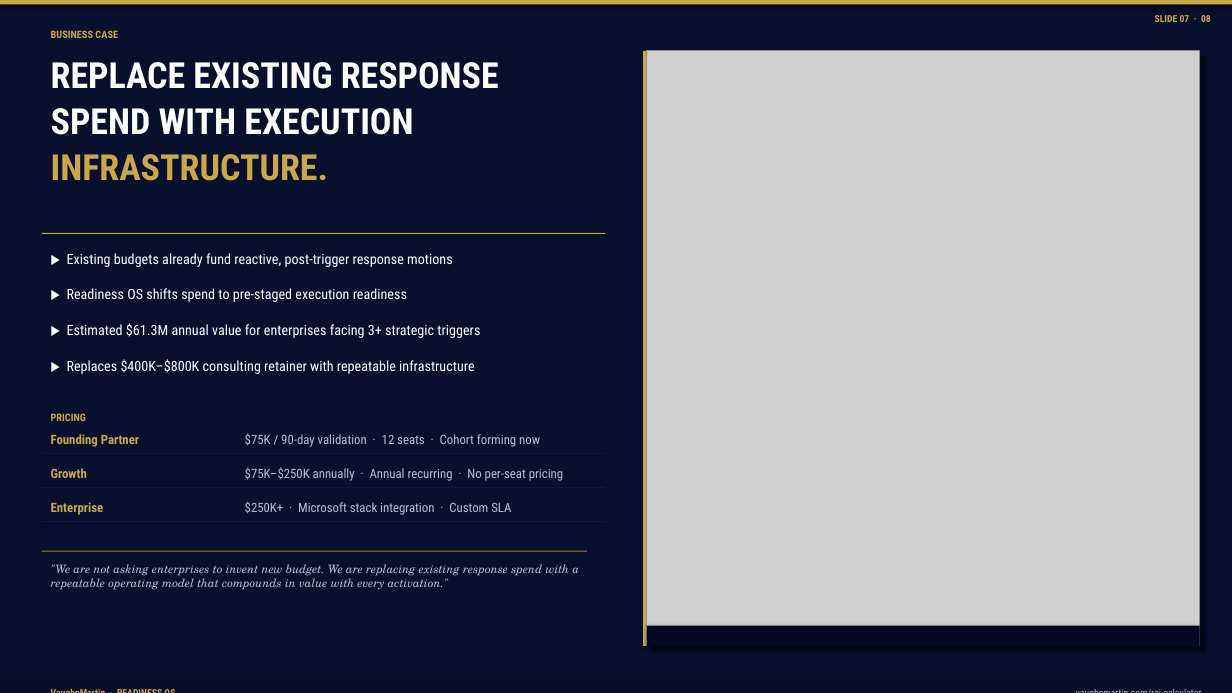
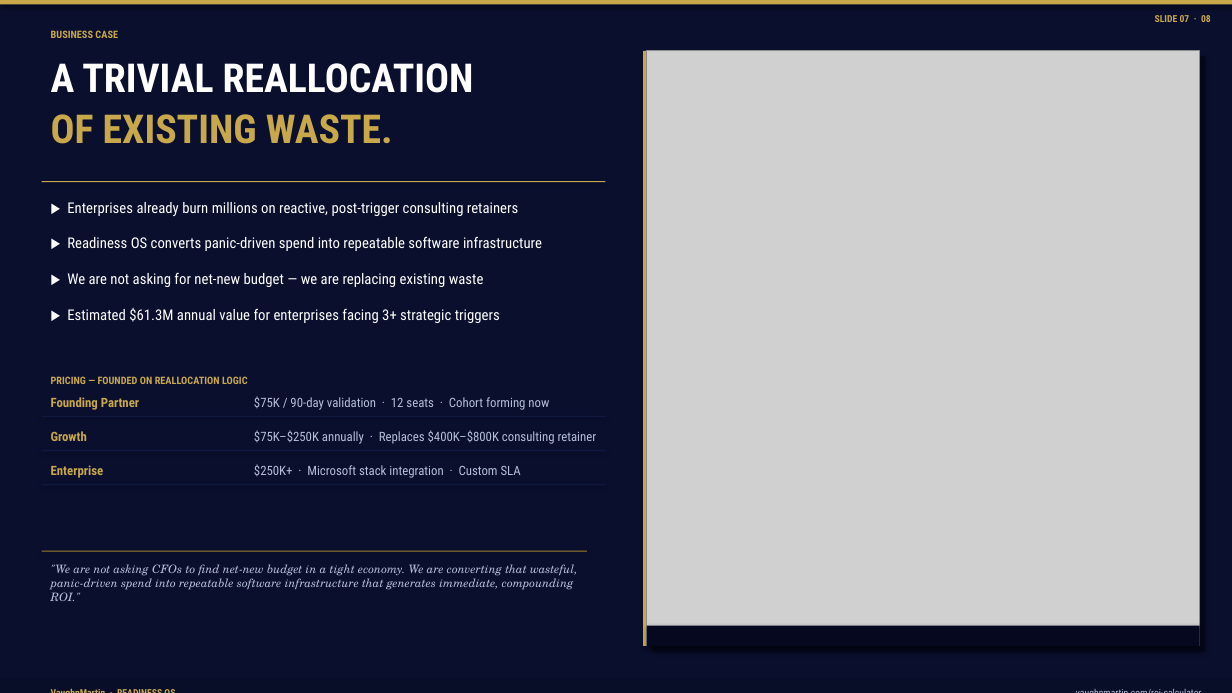
Before and after one commit to mbrunke18/CodePlatform1, a slide deck: slide 8 of attached_assets/VaughnMartin-Investor-Deck-v13-final.pptx. Drawn at 1232x693 pixels with LibreOffice and Linux fonts; fonts in the diff are those of the drawing; grey boxes stand for pictures. Boxes give left, top, right and bottom in pixels: in the first picture for what was removed or moved away, otherwise in the second. Text is boxed around its words. In the diff, an @@ line names an element or a change of style, - is before the commit and + after.

```diff
--- a/attached_assets/VaughnMartin-Investor-Deck-v13-final.pptx
+++ b/attached_assets/VaughnMartin-Investor-Deck-v13-final.pptx
@@ text at bbox=[51, 63, 474, 93]: text changed; size 28 to 31 pt @@
-REPLACE EXISTING RESPONSE
+A TRIVIAL REALLOCATION
@@ text removed at bbox=[51, 108, 413, 135] @@
-SPEND WITH EXECUTION
@@ text added at bbox=[51, 114, 393, 144], 31 pt, text #C9A84C, bold @@
+OF EXISTING WASTE.
@@ text removed at bbox=[51, 154, 328, 181] @@
-INFRASTRUCTURE.
@@ rectangle: place and size @@
-rectangle at bbox=[42, 233, 605, 234]
+rectangle at bbox=[42, 181, 605, 182]
@@ text at bbox=[67, 202, 518, 216]: text changed; size 11 to 11.5 pt @@
-▶ Existing budgets already fund reactive, post-trigger response motions
+▶ Enterprises already burn millions on reactive, post-trigger consulting retainers
@@ text at bbox=[67, 236, 542, 251]: text changed; size 11 to 11.5 pt @@
-▶ Readiness OS shifts spend to pre-staged execution readiness
+▶ Readiness OS converts panic-driven spend into repeatable software infrastructure
@@ text added at bbox=[67, 273, 484, 287], 11.5 pt, text #FFFFFF @@
+▶ We are not asking for net-new budget — we are replacing existing waste
@@ text "▶ Estimated $61.3M annual value ...": place and size @@
-text "▶ Estimated $61.3M annual value ..." at bbox=[67, 323, 480, 338]
+text "▶ Estimated $61.3M annual value ..." at bbox=[67, 308, 500, 323]
@@ text "▶ Estimated $61.3M annual value ..." at bbox=[67, 308, 500, 323]: size 11 to 11.5 pt @@
@@ text at bbox=[51, 376, 247, 384]: text changed @@
-PRICING
+PRICING — FOUNDED ON REALLOCATION LOGIC
@@ text "Founding Partner": place and size @@
-text "Founding Partner" at bbox=[51, 434, 139, 447]
+text "Founding Partner" at bbox=[51, 397, 139, 410]
@@ rectangle: place and size @@
-rectangle at bbox=[42, 521, 605, 522]
+rectangle at bbox=[42, 416, 605, 417]
@@ text "$75K / 90-day validation · ...": place and size @@
-text "$75K / 90-day validation · ..." at bbox=[245, 433, 540, 447]
+text "$75K / 90-day validation · ..." at bbox=[254, 396, 549, 410]
@@ text "Growth": place and size @@
-text "Growth" at bbox=[51, 468, 87, 478]
+text "Growth" at bbox=[51, 431, 87, 441]
@@ text at bbox=[254, 430, 597, 444]: text changed; size 11 to 10 pt; text colour #FFFFFF to #B4BED6 @@
-▶ Replaces $400K–$800K consulting retainer with repeatable infrastructure
+$75K–$250K annually · Replaces $400K–$800K consulting retainer
@@ text "Enterprise": place and size @@
-text "Enterprise" at bbox=[51, 502, 104, 515]
+text "Enterprise" at bbox=[51, 465, 104, 478]
@@ text "$250K+ · Microsoft stack integration ...": place and size @@
-text "$250K+ · Microsoft stack integration ..." at bbox=[245, 501, 511, 515]
+text "$250K+ · Microsoft stack integration ..." at bbox=[254, 464, 521, 478]
@@ text removed at bbox=[245, 467, 563, 481] @@
-$75K–$250K annually · Annual recurring · No per-seat pricing
@@ text at bbox=[51, 564, 578, 601]: text changed @@
-"We are not asking enterprises to invent new budget. We are replacing existing response spend with a repeatable operating model that compounds in value with every activation."
+"We are not asking CFOs to find net-new budget in a tight economy. We are converting that wasteful, panic-driven spend into repeatable software infrastructure that generates immediate, compounding ROI."
```
Also in this commit, not shown: 8 other slides changed, 1 slide added, 1 slide removed, 3 other files.
